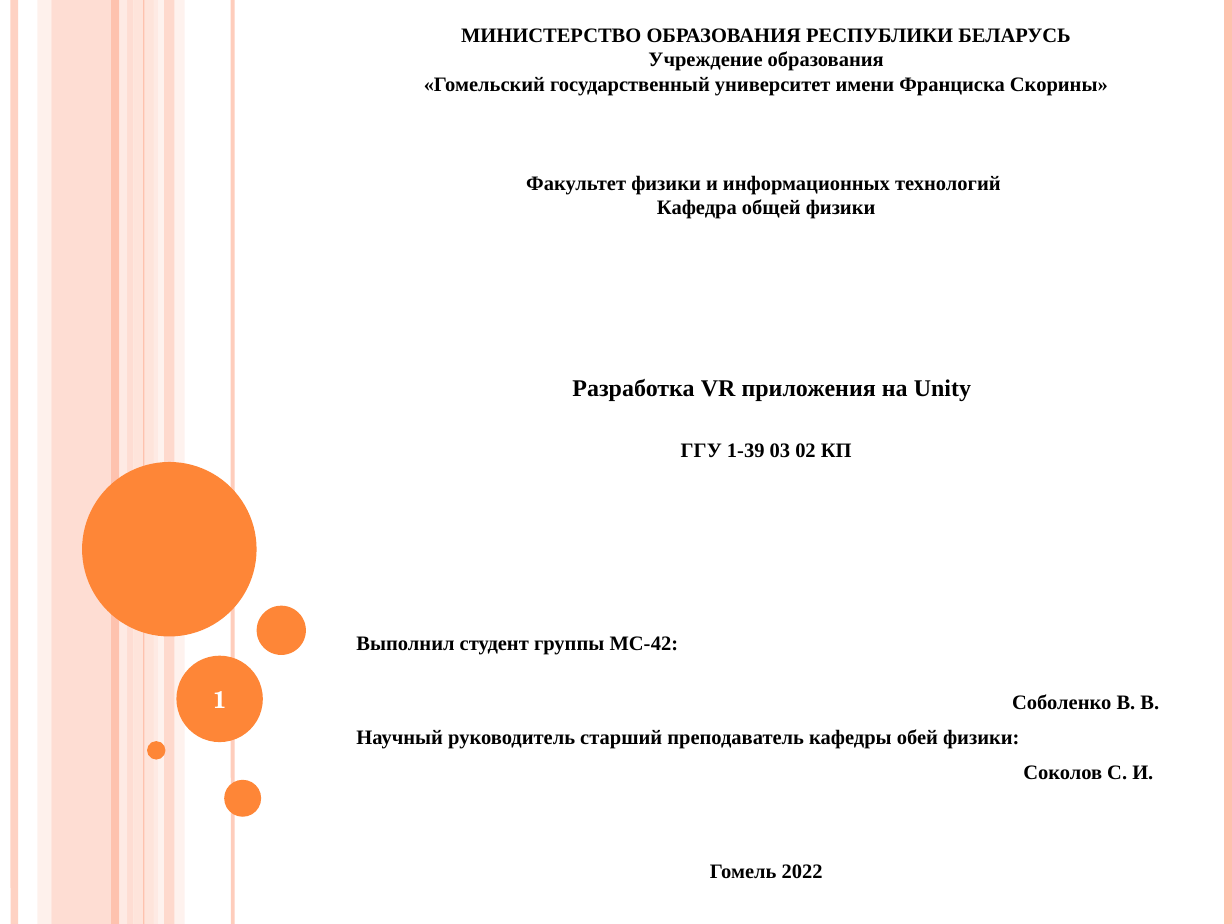
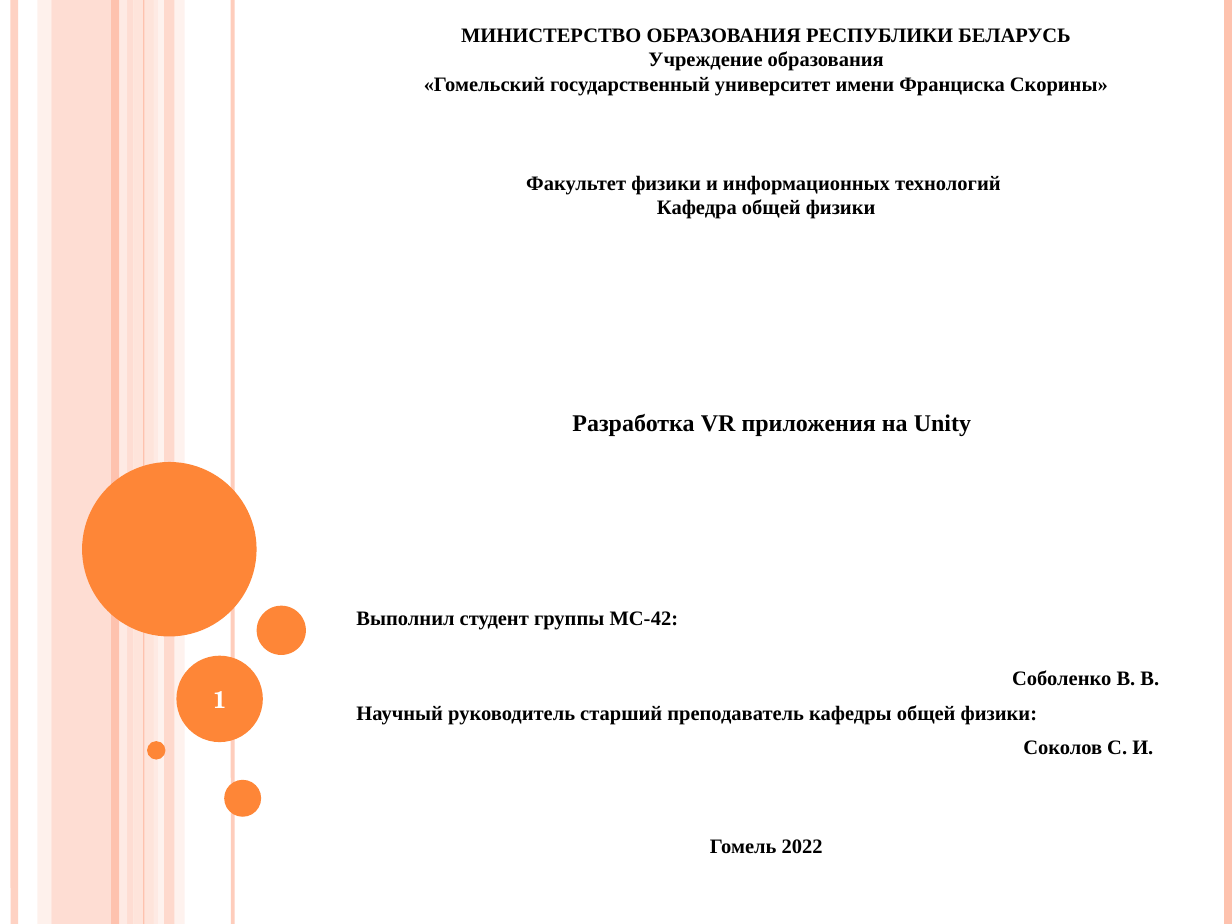
Before and after one commit to VSobolenko/VR-StudyRoom, a slide deck: slide 1 of Диплом - Приложение Unity VR/Презентация.pptx. Drawn at 1232x924 pixels with LibreOffice and Linux fonts; fonts in the diff are those of the drawing. Boxes give left, top, right and bottom in pixels: in the first picture for what was removed or moved away, otherwise in the second. Text is boxed around its words. In the diff, an @@ line names an element or a change of style, - is before the commit and + after.

```diff
--- a/Диплом - Приложение Unity VR/Презентация.pptx
+++ b/Диплом - Приложение Unity VR/Презентация.pptx
@@ subtitle at bbox=[681, 443, 852, 458]: paragraph removed @@
-ГГУ 1-39 03 02 КП
@@ subtitle at bbox=[356, 705, 1038, 725]: text changed @@
-Научный руководитель старший преподаватель кафедры обей физики:
+Научный руководитель старший преподаватель кафедры общей физики:
```
Also in this commit, not shown: 6 other slides changed, 2 slides removed, 5 other files.
